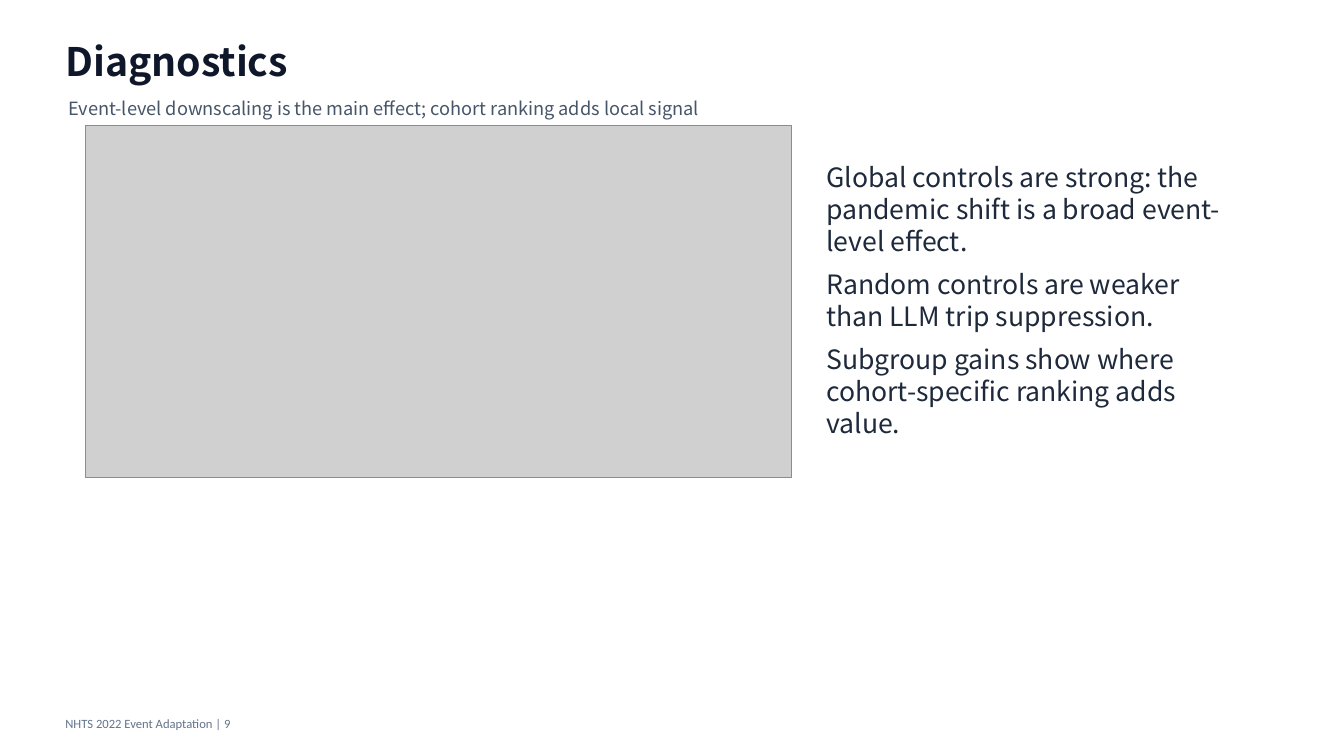
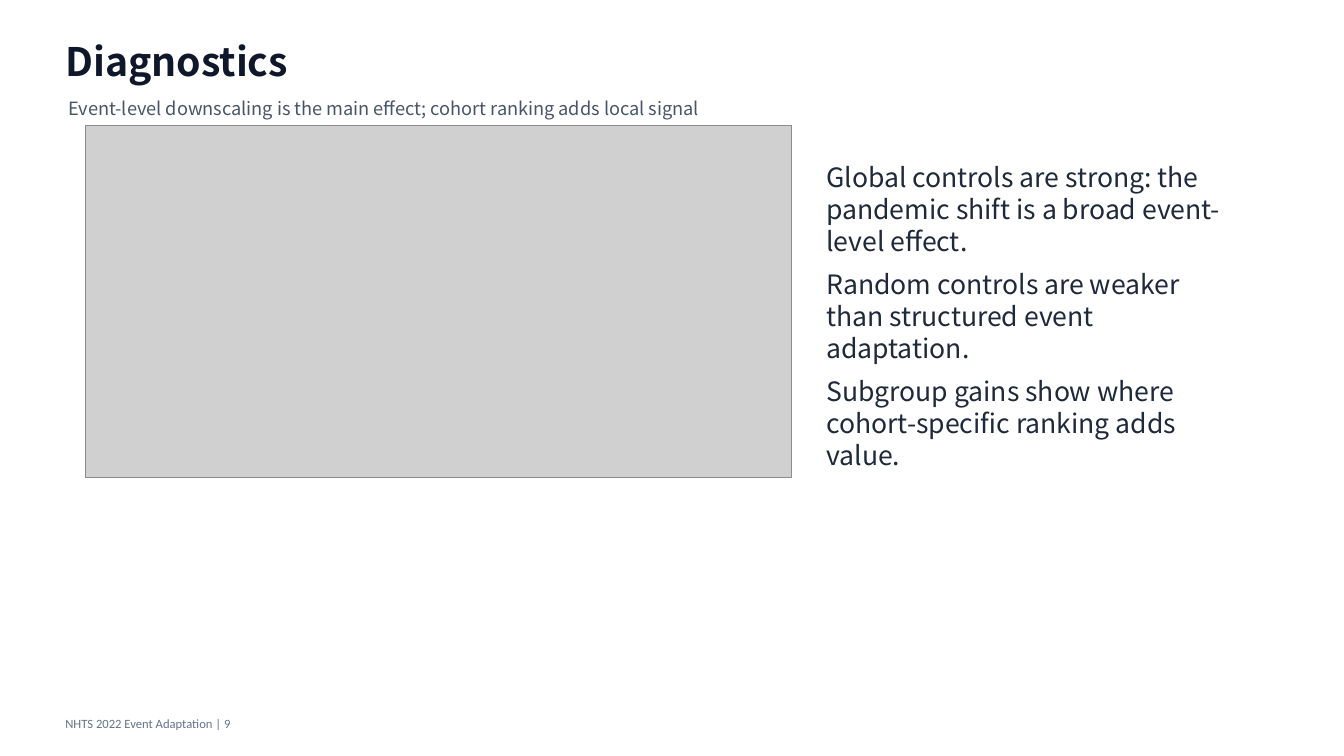
Before and after one commit to Lrving-code/NHTS-Travel-Prediction, a slide deck: slide 9 of outputs/final_project/NHTS_LLM_Event_Adaptation_Presentation.pptx. Drawn at 1344x756 pixels with LibreOffice and Linux fonts; fonts in the diff are those of the drawing; grey boxes stand for pictures. Boxes give left, top, right and bottom in pixels: in the first picture for what was removed or moved away, otherwise in the second. Text is boxed around its words. In the diff, an @@ line names an element or a change of style, - is before the commit and + after.

```diff
--- a/outputs/final_project/NHTS_LLM_Event_Adaptation_Presentation.pptx
+++ b/outputs/final_project/NHTS_LLM_Event_Adaptation_Presentation.pptx
@@ text at (826, 273, 1180, 364): text changed @@
-Random controls are weaker than LLM trip suppression.
+Random controls are weaker than structured event adaptation.
```
Also in this commit, not shown: 1 other slide changed, 18 other files.
